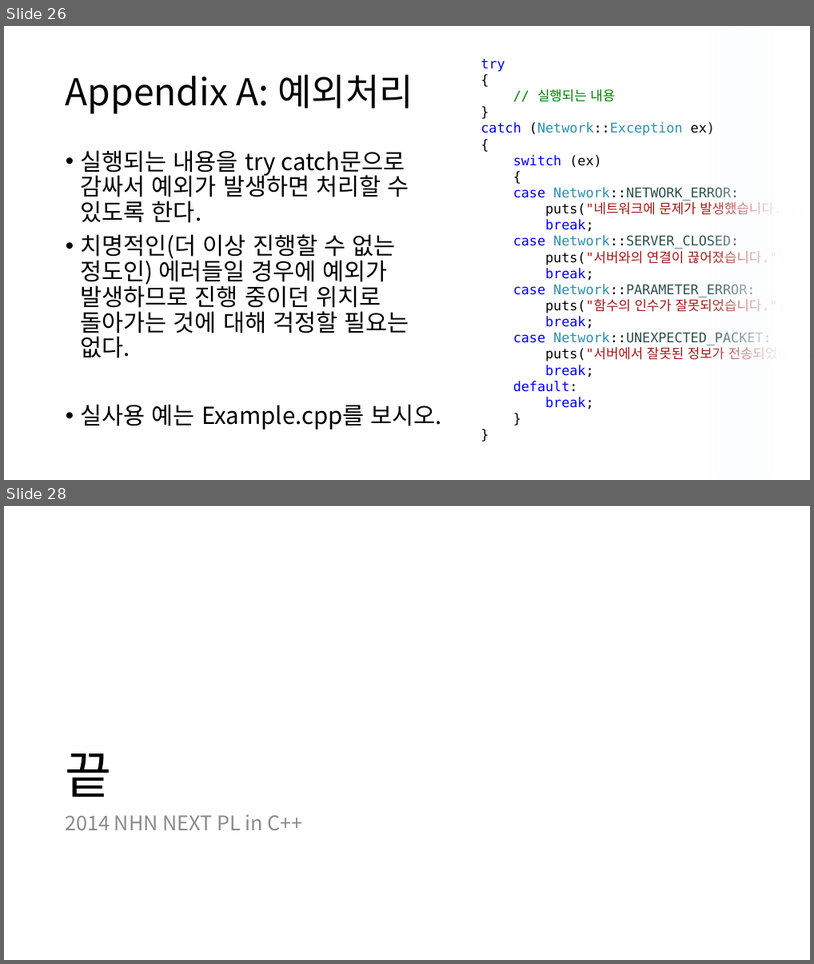
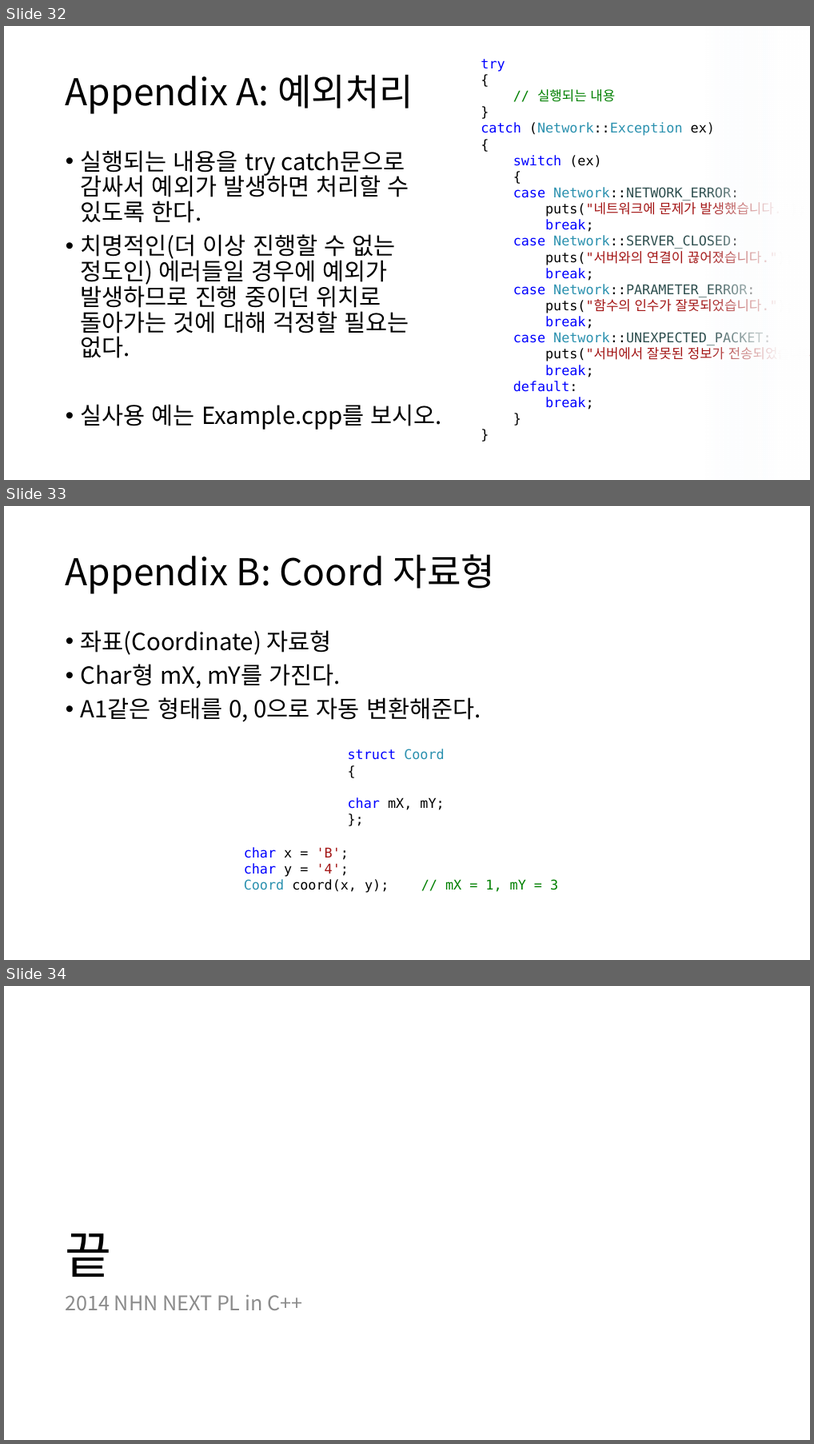
Before and after one commit to namse/BGNL, a slide deck: BGNL사용법설명.pptx. Shown one above the other, each under a label of ours: slides 26 and 28 before the commit, slides 32, 33 and 34 after it; the slides between them are not shown. The pictures are 814x964 and 814x1444 pixels, drawn with LibreOffice and Linux fonts; fonts in the diff are those of the drawing. Boxes give left, top, right and bottom in pixels: in the first picture for what was removed or moved away, otherwise in the second. Text is boxed around its words. In the diff, an @@ line names an element or a change of style, - is before the commit and + after.

```diff
--- a/BGNL사용법설명.pptx
+++ b/BGNL사용법설명.pptx
@@ slide 33 added at [4, 506, 810, 960], background #FFFFFF @@
@@ title added at [66, 554, 495, 594], 44 pt, text #000000 @@
+Appendix B: Coord 자료형
@@ text added at [81, 630, 481, 722], 28 pt, text #000000 @@
+• 좌표(Coordinate) 자료형
+• Char형 mX, mY를 가진다.
+• A1같은 형태를 0, 0으로 자동 변환해준다.
@@ text added at [348, 748, 444, 810], 16 pt, text #0000FF @@
+struct Coord
+{
+char mX, mY;
+};
@@ text added at [244, 847, 558, 892], 16 pt, text #000000 @@
+char x = 'B';
+char y = '4';
+Coord coord(x, y); // mX = 1, mY = 3
@@ what was slide 26 is now slide 32 @@
@@ what was slide 28 is now slide 34 @@
```
Also in this commit, not shown: 6 slides changed, 7 other slides added, 2 slides removed, 5 other files.
